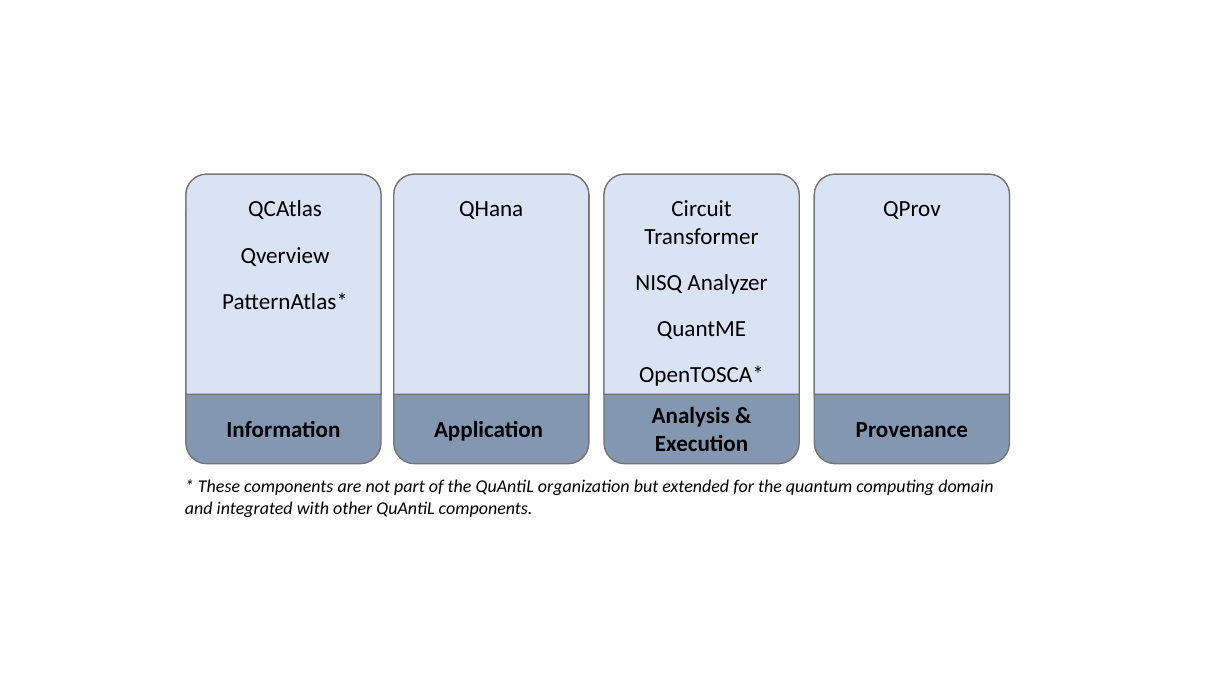
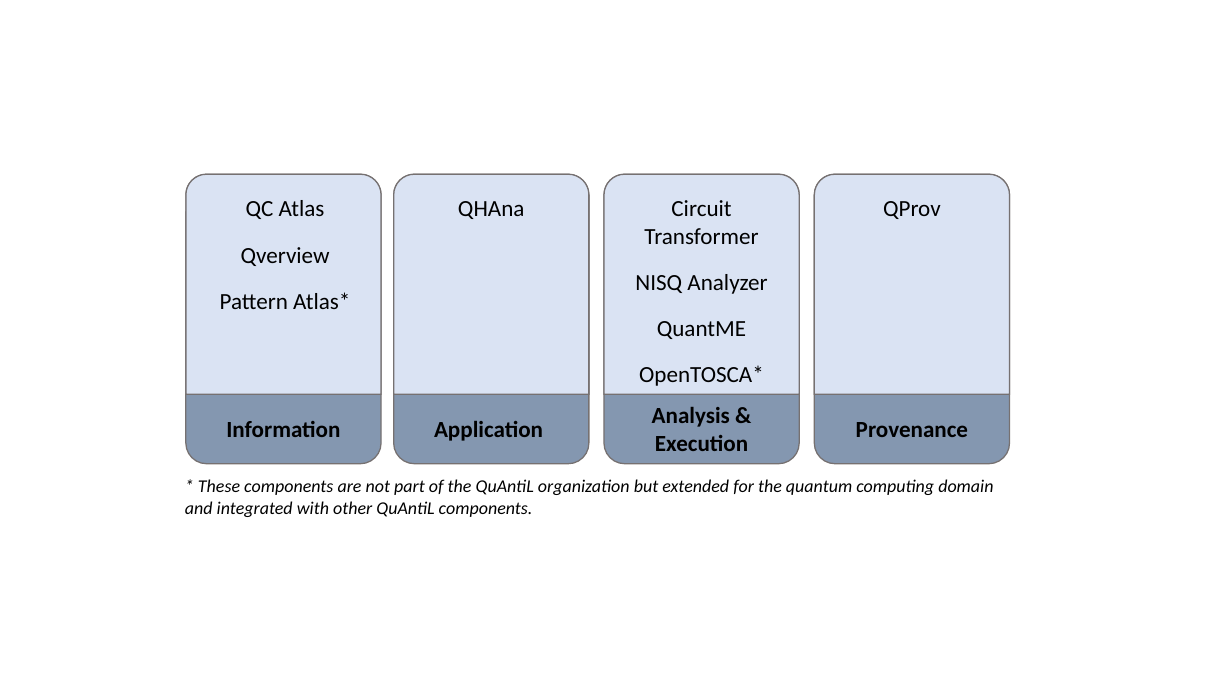
Before and after one commit to UST-QuAntiL/quantil-docs, a slide deck: slide 1 of docs/images/overview-quantil.pptx. Drawn at 1232x693 pixels with LibreOffice and Linux fonts; fonts in the diff are those of the drawing. Boxes give left, top, right and bottom in pixels: in the first picture for what was removed or moved away, otherwise in the second. Text is boxed around its words. In the diff, an @@ line names an element or a change of style, - is before the commit and + after.

```diff
--- a/docs/images/overview-quantil.pptx
+++ b/docs/images/overview-quantil.pptx
@@ text at [246,200,325,219]: spaces changed @@
-QCAtlas
+QC Atlas
@@ text at [458,201,524,219]: text changed @@
-QHana
+QHAna
@@ text at [220,292,350,309]: spaces changed @@
-PatternAtlas*
+Pattern Atlas*
```
Also in this commit, not shown: 36 other files.
